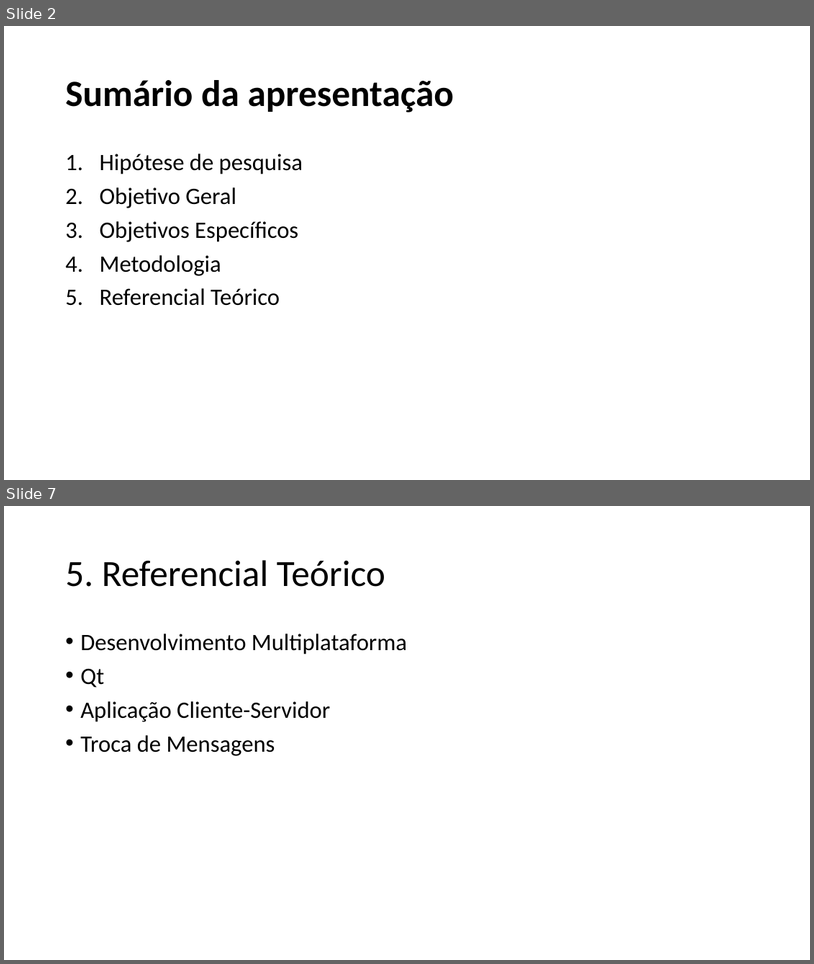
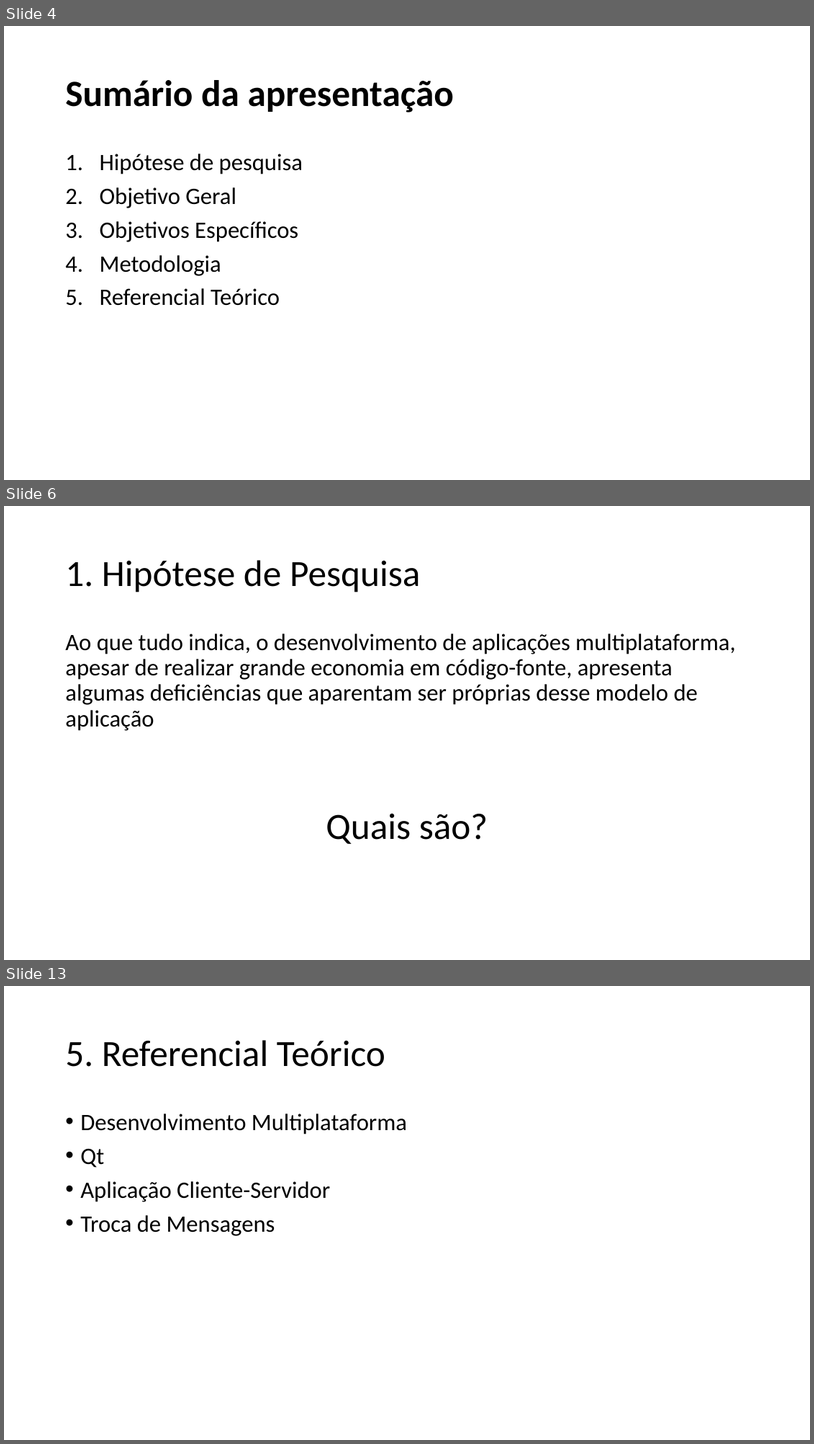
Before and after one commit to ricardopetrere/TCC_FTT, a slide deck: documentos/Apresentação_22_09.pptx. Shown one above the other, each under a label of ours: slides 2 and 7 before the commit, slides 4, 6 and 13 after it; the slides between them are not shown. The pictures are 814x964 and 814x1444 pixels, drawn with LibreOffice and Linux fonts; fonts in the diff are those of the drawing. Boxes give left, top, right and bottom in pixels: in the first picture for what was removed or moved away, otherwise in the second. Text is boxed around its words. In the diff, an @@ line names an element or a change of style, - is before the commit and + after.

```diff
--- a/documentos/Apresentação_22_09.pptx
+++ b/documentos/Apresentação_22_09.pptx
@@ slide 6 added at (x1=4, y1=506, x2=810, y2=960), background #FFFFFF @@
@@ title added at (x1=65, y1=560, x2=420, y2=592), 44 pt, text #000000 @@
+1. Hipótese de Pesquisa
@@ text added at (x1=65, y1=633, x2=736, y2=844), 28 pt, text #000000 @@
+Ao que tudo indica, o desenvolvimento de aplicações multiplataforma, apesar de realizar grande economia em código-fonte, apresenta algumas deficiências que aparentam ser próprias desse modelo de aplicação
+Quais são?
@@ what was slide 2 is now slide 4 @@
@@ what was slide 7 is now slide 13 @@
```
Also in this commit, not shown: 4 slides changed, 3 other slides added, 1 other file.
